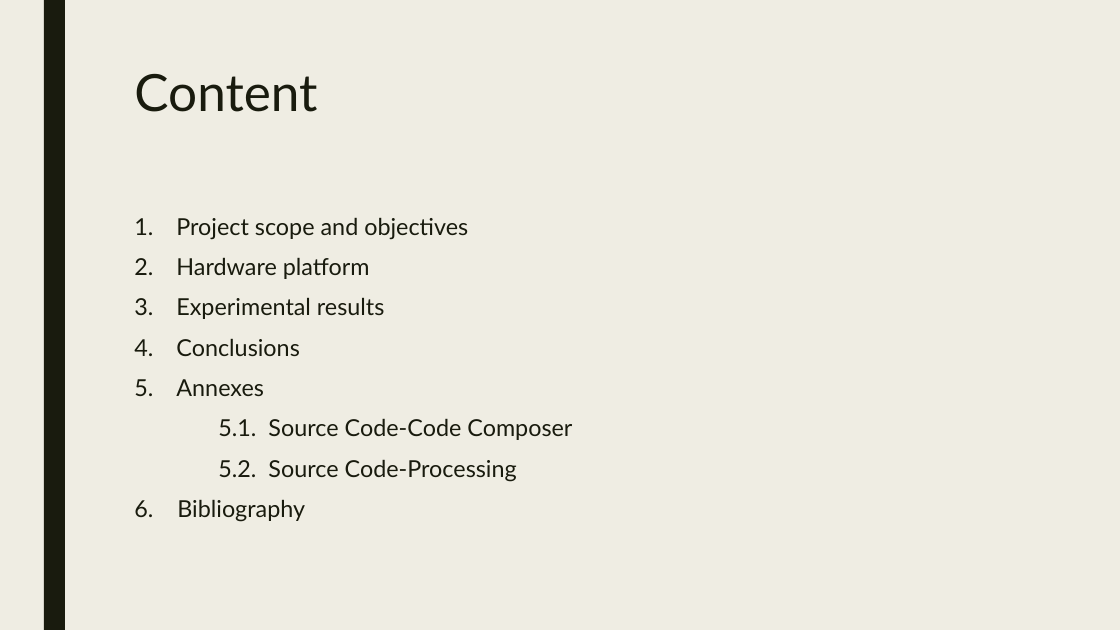
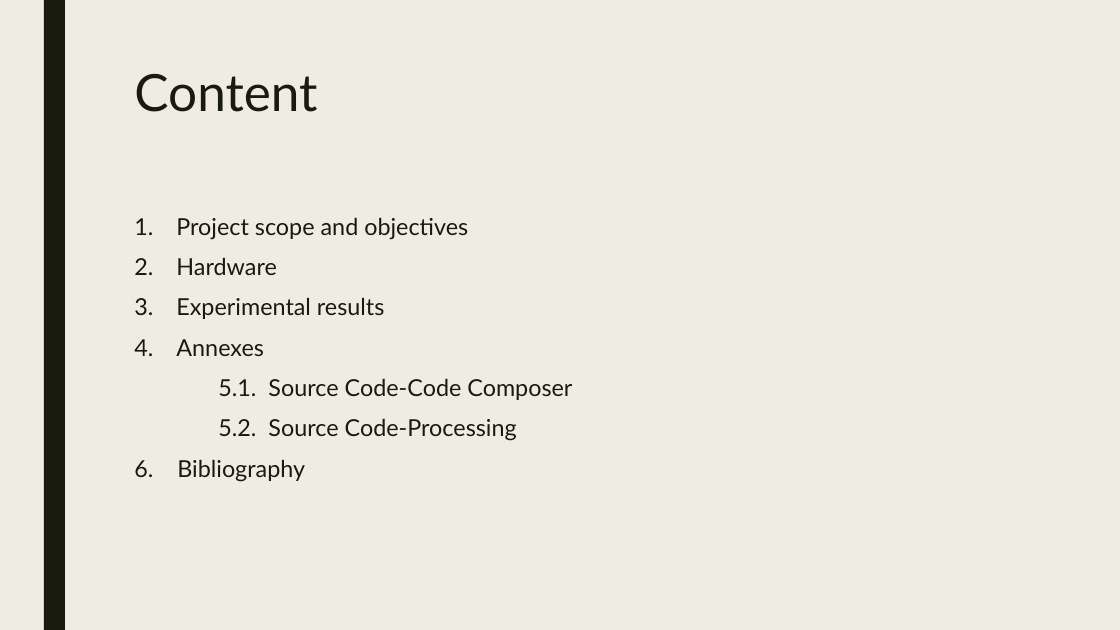
Before and after one commit to MarioBufu/ProcessingOscilloscope, a slide deck: slide 2 of Oscilloscope.pptx. Drawn at 1120x630 pixels with LibreOffice and Linux fonts; fonts in the diff are those of the drawing. Boxes give left, top, right and bottom in pixels: in the first picture for what was removed or moved away, otherwise in the second. Text is boxed around its words. In the diff, an @@ line names an element or a change of style, - is before the commit and + after.

```diff
--- a/Oscilloscope.pptx
+++ b/Oscilloscope.pptx
@@ text at bbox=[176, 257, 276, 275]: text changed @@
-2. Hardware platform
+2. Hardware
@@ text at bbox=[176, 338, 299, 356]: paragraph removed @@
-4. Conclusions
```
Also in this commit, not shown: 3 other slides changed, 1 slide removed.
